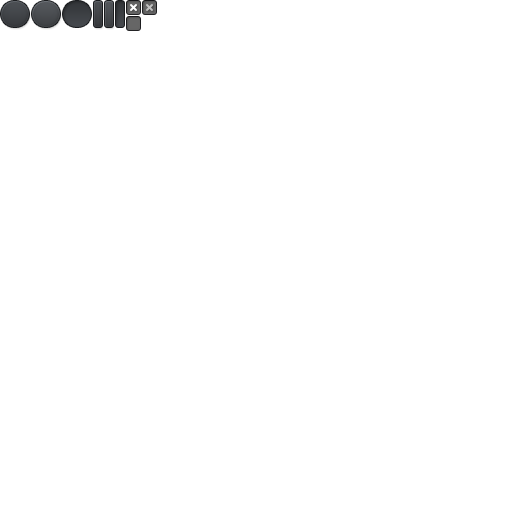
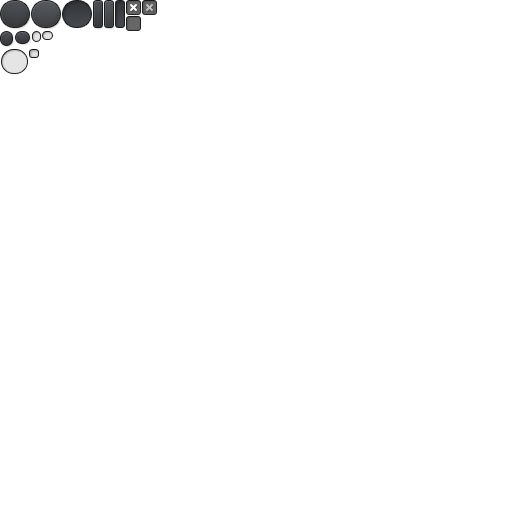
Before/after of a w=512, h=512 layered artwork. What changed in the layer stack:
added layer "Avrundad rektangel 9" above "BASE" over [30, 50, 38, 57]
added layer "BASE" (4th of 5) above "BASE copy" over [1, 49, 28, 74]
added layer "BASE copy" above "BASE" over [42, 31, 53, 40]
added layer "BASE" (5th of 5) above "BASE 'KNOB' copy" over [32, 31, 41, 42]
added layer "BASE 'KNOB' copy" above "BASE 'KNOB'" over [16, 32, 29, 43]
added layer "BASE 'KNOB'" above "Layer 1" over [1, 32, 12, 45]
